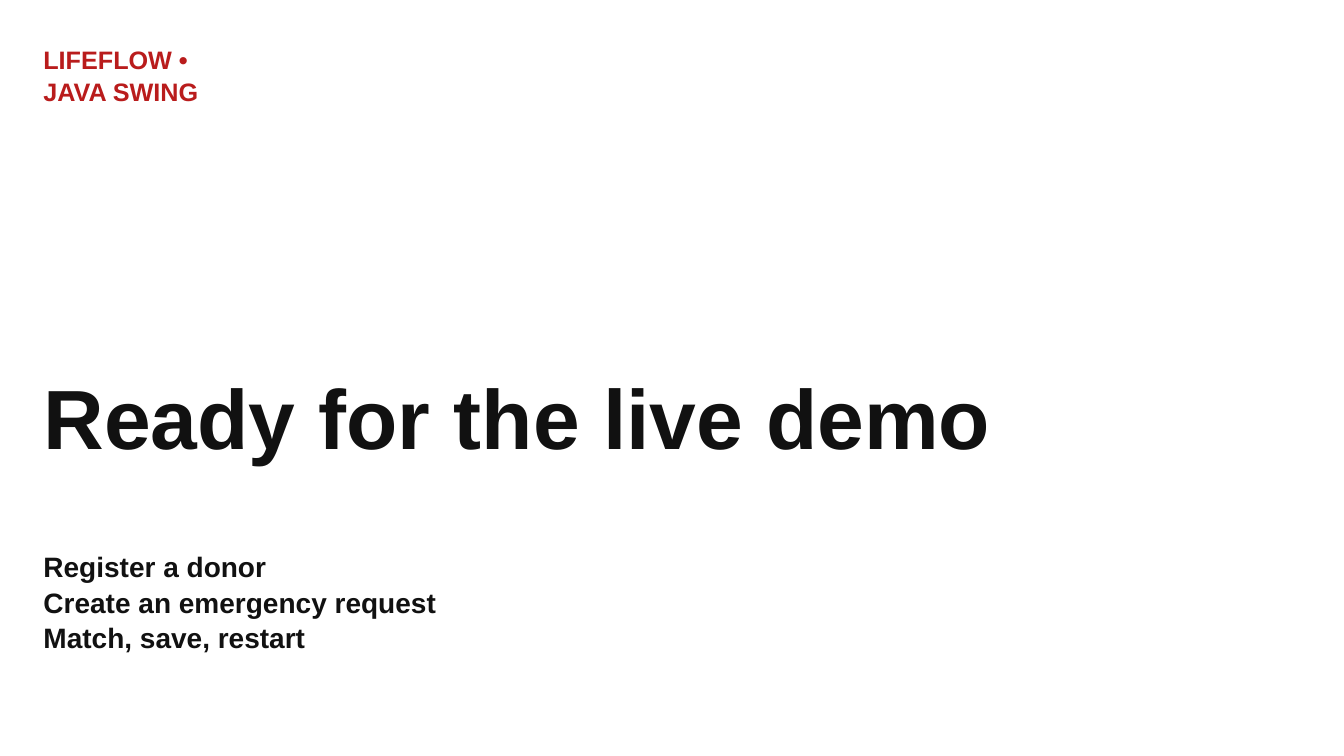
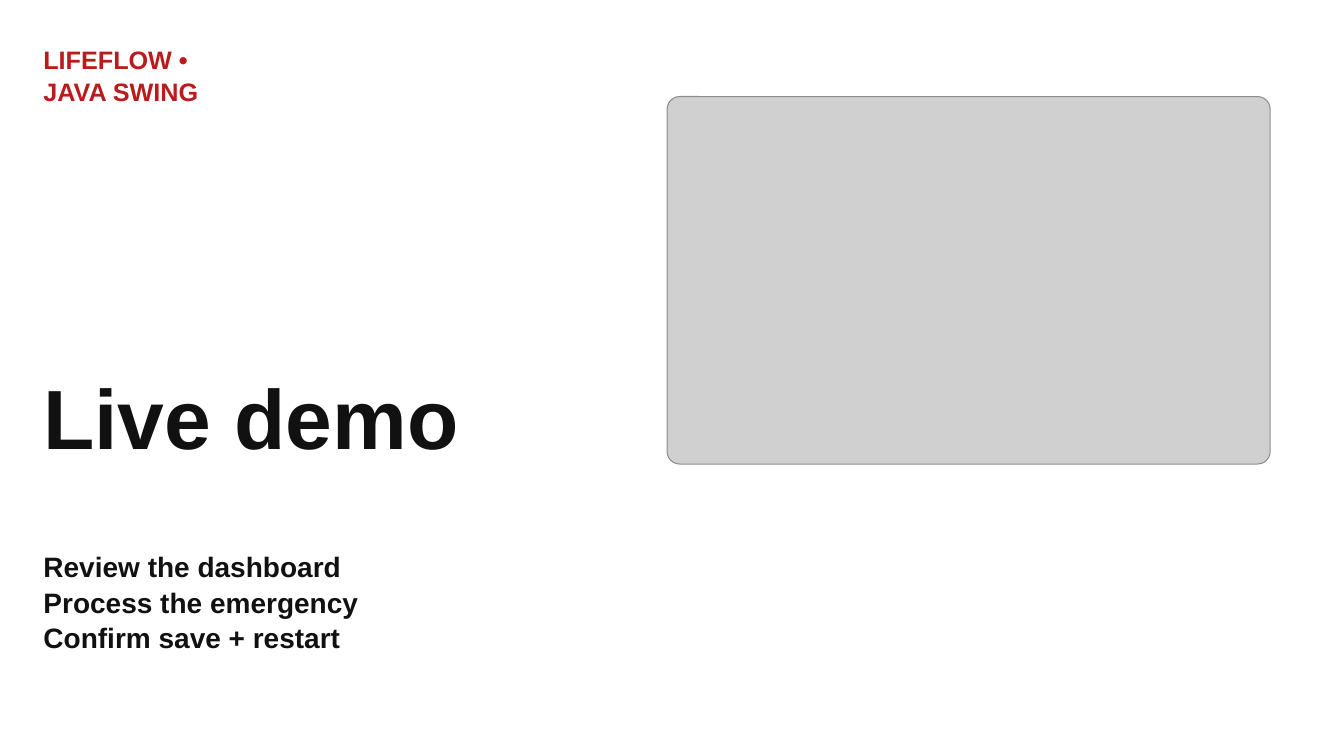
Before and after one commit to moha-r/LifeFlow, a slide deck: slide 10 of output/presentation/LifeFlow_Presentation.pptx. Drawn at 1344x756 pixels with LibreOffice and Linux fonts; fonts in the diff are those of the drawing; grey boxes stand for pictures. Boxes give left, top, right and bottom in pixels: in the first picture for what was removed or moved away, otherwise in the second. Text is boxed around its words. In the diff, an @@ line names an element or a change of style, - is before the commit and + after.

```diff
--- a/output/presentation/LifeFlow_Presentation.pptx
+++ b/output/presentation/LifeFlow_Presentation.pptx
@@ picture added at (667,97,1270,465) @@
@@ text at (43,388,459,450): text changed @@
-Ready for the live demo
+Live demo
@@ text at (43,556,358,649): text changed @@
-Register a donor
-Create an emergency request
-Match, save, restart
+Review the dashboard
+Process the emergency
+Confirm save + restart
```
Also in this commit, not shown: 4 other slides changed, 23 other files.
